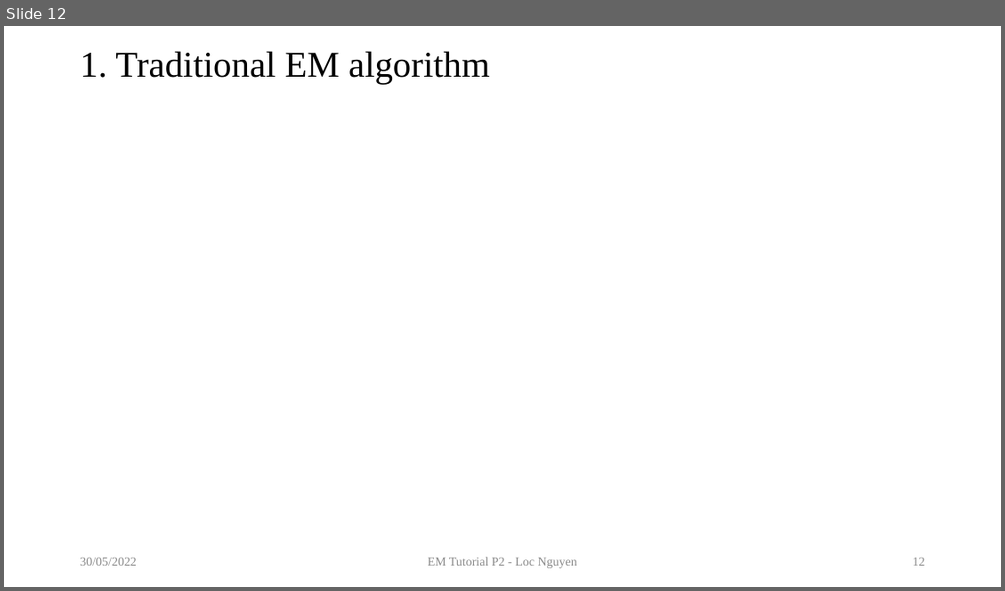
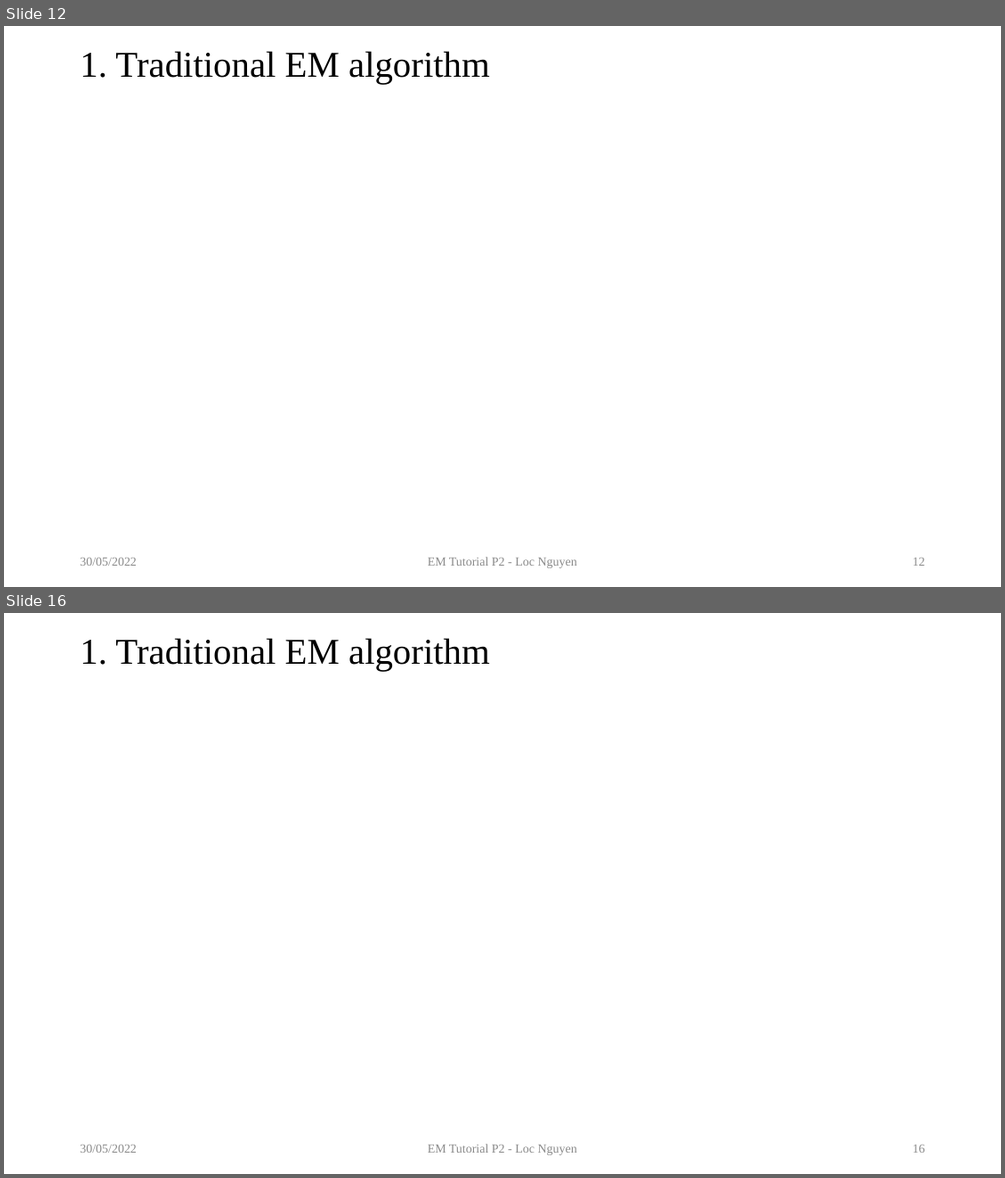
Before and after one commit to ngphloc/double-light, a slide deck: 3_implementation/08.TutorialOnEM/artifact/TutorialOnEM-02.pptx. Shown one above the other, each under a label of ours: slide 12 before the commit, slides 12 and 16 after it; the slides between them are not shown. The pictures are 1005x591 and 1005x1178 pixels, drawn with LibreOffice and Linux fonts; fonts in the diff are those of the drawing; grey boxes stand for pictures. Boxes give left, top, right and bottom in pixels: in the first picture for what was removed or moved away, otherwise in the second. Text is boxed around its words. In the diff, an @@ line names an element or a change of style, - is before the commit and + after.

```diff
--- a/3_implementation/08.TutorialOnEM/artifact/TutorialOnEM-02.pptx
+++ b/3_implementation/08.TutorialOnEM/artifact/TutorialOnEM-02.pptx
@@ slide 16 added at box(4, 613, 1001, 1174), background #FFFFFF @@
@@ title added at box(80, 638, 490, 671), 35 pt, text #000000 @@
+1. Traditional EM algorithm
@@ text added at box(80, 1144, 137, 1152), 12 pt, text #8C8C8C @@
+30/05/2022
@@ text added at box(428, 1143, 577, 1155), 12 pt, text #8C8C8C @@
+EM Tutorial P2 - Loc Nguyen
@@ page number added at box(913, 1144, 925, 1152), 12 pt, text #8C8C8C @@
+16
```
Also in this commit, not shown: 4 slides changed, 25 other slides added.
